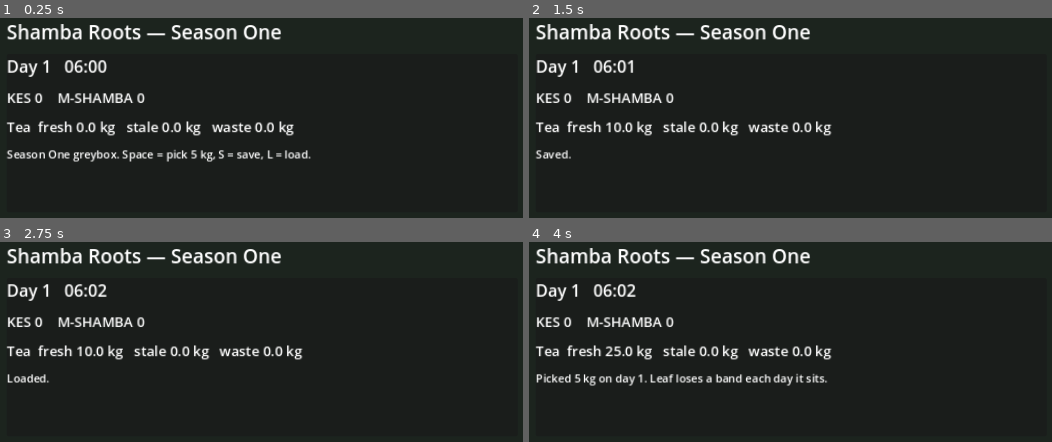
Above: before the commit, frames 1-4 (two rows, left to right).
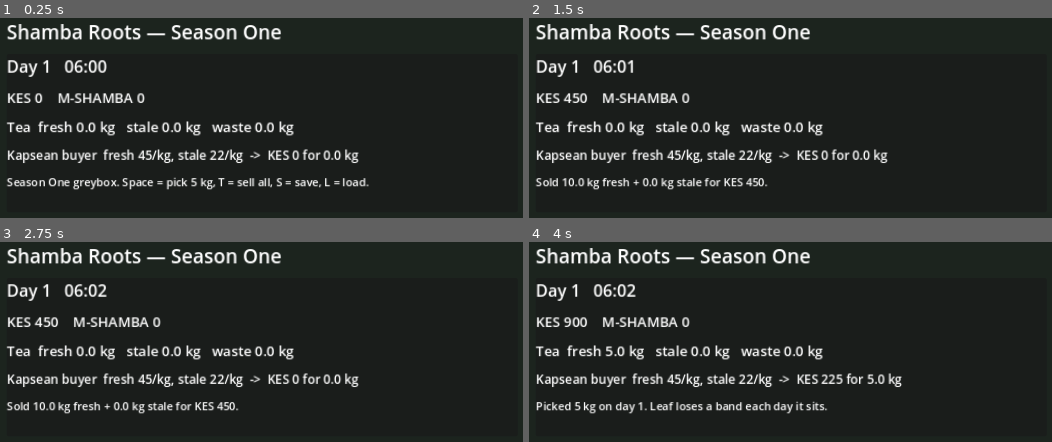
Above: after the commit, the same moments.

Repository: MissNia13/Shambaroots
Game: Godot game, scene res://scenes/main.tscn
The game is run twice, just before and just after one commit, with the same random seed, the same clock (stepped at 60 frames per second) and the same inputs.
Inputs:
- Up to frame 1 (0.25 s): no input
- Up to frame 2 (1.5 s): tap Enter at 0.5 s; tap T at 0.6, 1.35 s; tap Space at 0.77, 1.25 s; hold S from 1.28 s (still down)
- Up to frame 3 (2.75 s): tap Space at 1.52 s; release S at 2.03 s; tap L at 2.1 s; tap T at 2.3 s
- Up to frame 4 (4 s): tap Enter at 2.75 s; tap T at 2.85, 3.6 s; tap Space at 3.02, 3.5, 3.77 s; hold S from 3.53 s (still down)

The runs differ from the first frame. In frame 1, 4.0% of the frame differs, in the area x 1-71%, y 65-86%; in frame 2, 5.8%; in frame 3, 5.8%; in frame 4, 6.3%, in the area x 1-72%, y 37-86%.

Commit message:
Market: Kapsean buyer closes the loop (T = sell all), band-aware stock take

Diff:
--- a/project.godot
+++ b/project.godot
@@ -14,6 +14,7 @@
 GameClock="*res://scripts/core/game_clock.gd"
 Wallet="*res://scripts/core/wallet.gd"
 Tea="*res://scripts/core/tea_stock.gd"
+Market="*res://scripts/core/market.gd"
 Season="*res://scripts/core/season_state.gd"
 
 [display]
--- a/scenes/main.tscn
+++ b/scenes/main.tscn
@@ -55,6 +55,11 @@
 theme_override_font_sizes/font_size = 20
 text = "Tea  fresh 0.0 kg   stale 0.0 kg   waste 0.0 kg"
 
+[node name="Market" type="Label" parent="Panel/VBox"]
+layout_mode = 2
+theme_override_font_sizes/font_size = 18
+text = "Kapsean buyer"
+
 [node name="Log" type="Label" parent="Panel/VBox"]
 layout_mode = 2
 theme_override_font_sizes/font_size = 16
--- /dev/null
+++ b/scripts/core/market.gd
@@ -0,0 +1,22 @@
+extends Node
+## The Kapsean buyer. The only way tea becomes money in Season One.
+## Price is set by freshness band, not by haggling: fresh pays well, stale pays
+## half, waste pays nothing. This is what makes the day matter.
+
+const PRICE_FRESH_KG := 45
+const PRICE_STALE_KG := 22
+
+func quote(now_day: int) -> Dictionary:
+	var fresh: float = Tea.fresh_kg(now_day)
+	var stale: float = Tea.stale_kg(now_day)
+	var kes := int(round(fresh * PRICE_FRESH_KG + stale * PRICE_STALE_KG))
+	return {"fresh": fresh, "stale": stale, "kes": kes}
+
+## Sell everything still sellable. Returns what actually moved.
+func sell_all(now_day: int) -> Dictionary:
+	var fresh_sold: float = Tea.take_band("fresh", now_day)
+	var stale_sold: float = Tea.take_band("stale", now_day)
+	var kes := int(round(fresh_sold * PRICE_FRESH_KG + stale_sold * PRICE_STALE_KG))
+	if kes > 0:
+		Wallet.credit_kes(kes)
+	return {"fresh": fresh_sold, "stale": stale_sold, "kes": kes}
--- a/scripts/core/tea_stock.gd
+++ b/scripts/core/tea_stock.gd
@@ -62,6 +62,24 @@
 	_emit()
 	return sold
 
+## Take only one freshness band out of stock. Market uses this so a fresh kg
+## is never quietly sold at stale money (or the reverse).
+func take_band(band: String, now_day: int) -> float:
+	var taken := 0.0
+	var kept: Array = []
+	for b in _batches:
+		var age := _age_days(b, now_day)
+		var is_fresh := age < 1
+		var is_stale := age == 1
+		var match_band := (band == "fresh" and is_fresh) or (band == "stale" and is_stale)
+		if match_band:
+			taken += float(b["kg"])
+		else:
+			kept.append(b)
+	_batches = kept
+	_emit()
+	return taken
+
 func clear_waste(now_day: int) -> float:
 	var cleared := 0.0
 	var kept: Array = []
--- a/scripts/main.gd
+++ b/scripts/main.gd
@@ -4,6 +4,7 @@
 @onready var clock_label: Label = $Panel/VBox/Clock
 @onready var wallet_label: Label = $Panel/VBox/Wallet
 @onready var tea_label: Label = $Panel/VBox/Tea
+@onready var market_label: Label = $Panel/VBox/Market
 @onready var log_label: Label = $Panel/VBox/Log
 
 func _ready() -> void:
@@ -13,21 +14,28 @@
 	Season.load_run()
 	GameClock.seconds_per_minute = 1.0
 	_refresh()
-	_say("Season One greybox. Space = pick 5 kg, S = save, L = load.")
+	_say("Season One greybox. Space = pick 5 kg, T = sell all, S = save, L = load.")
 
 func _refresh() -> void:
 	clock_label.text = GameClock.clock_text()
 	_on_wallet(Wallet.kes, Wallet.m_shamba)
 	_on_tea(Tea.fresh_kg(GameClock.day), Tea.stale_kg(GameClock.day), Tea.waste_kg(GameClock.day))
+	_on_quote()
 
 func _on_minute(_d: int, _h: int, _m: int) -> void:
 	clock_label.text = GameClock.clock_text()
+	_on_quote()
 
 func _on_wallet(kes: int, shamba: int) -> void:
 	wallet_label.text = "KES %d    M-SHAMBA %d" % [kes, shamba]
 
 func _on_tea(fresh: float, stale: float, waste: float) -> void:
 	tea_label.text = "Tea  fresh %.1f kg   stale %.1f kg   waste %.1f kg" % [fresh, stale, waste]
+	_on_quote()
+
+func _on_quote() -> void:
+	var q: Dictionary = Market.quote(GameClock.day)
+	market_label.text = "Kapsean buyer  fresh %d/kg, stale %d/kg  ->  KES %d for %.1f kg" % [Market.PRICE_FRESH_KG, Market.PRICE_STALE_KG, int(q["kes"]), float(q["fresh"]) + float(q["stale"])]
 
 func _unhandled_input(event: InputEvent) -> void:
 	if event is InputEventKey and event.pressed and not event.echo:
@@ -35,6 +43,12 @@
 			KEY_SPACE:
 				Tea.add(5.0, GameClock.day)
 				_say("Picked 5 kg on day %d. Leaf loses a band each day it sits." % GameClock.day)
+			KEY_T:
+				var r: Dictionary = Market.sell_all(GameClock.day)
+				if int(r["kes"]) > 0:
+					_say("Sold %.1f kg fresh + %.1f kg stale for KES %d." % [float(r["fresh"]), float(r["stale"]), int(r["kes"])])
+				else:
+					_say("Nothing the buyer will take. Leaf over two days old is waste.")
 			KEY_S:
 				_say("Saved." if Season.save_run() else "Save failed, check the debugger.")
 			KEY_L:
Not shown, changed: docs/SEASON_ONE.md
